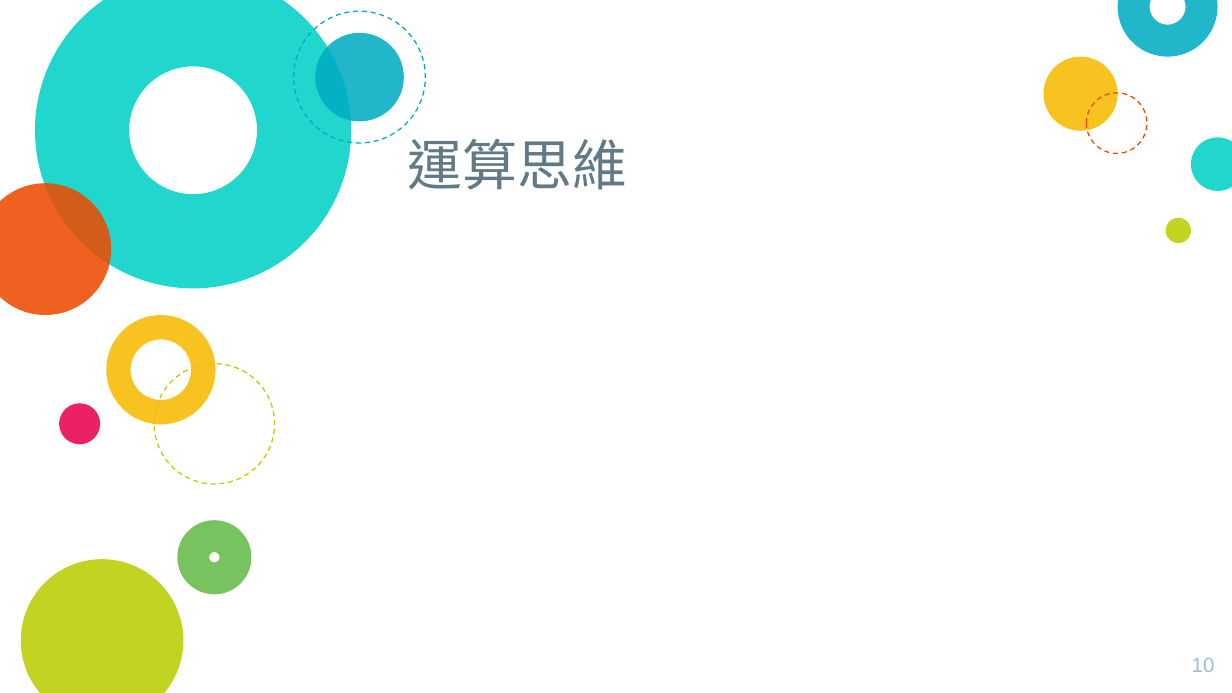
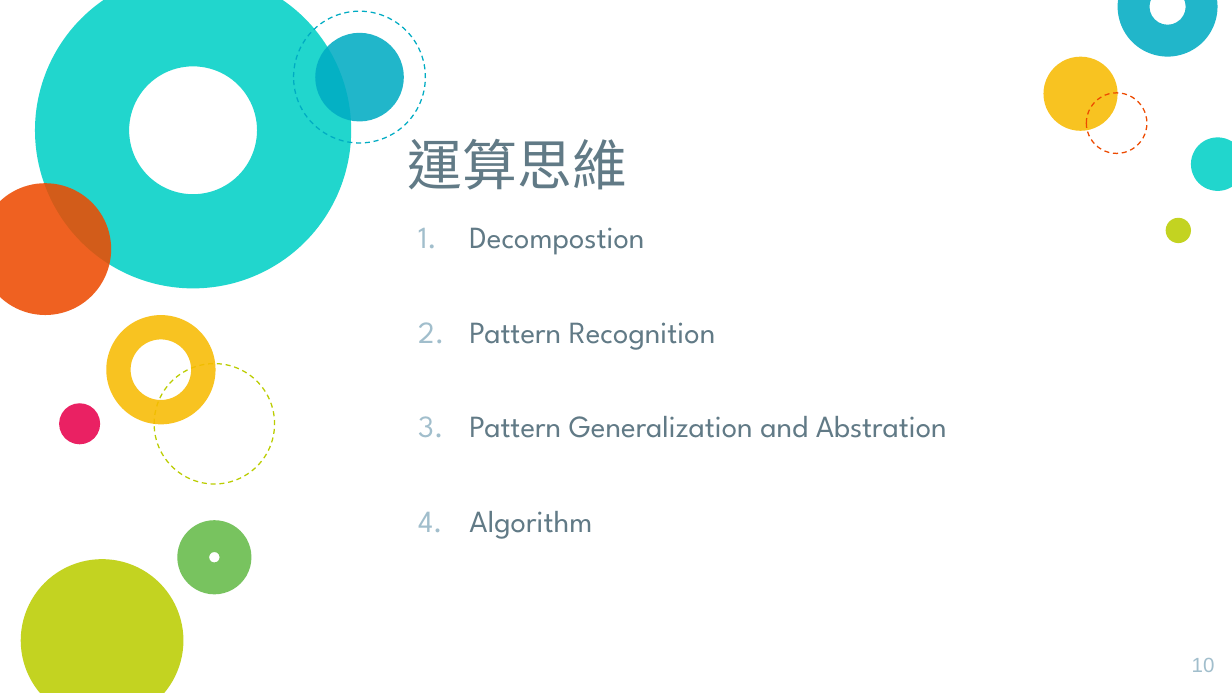
Before and after one commit to goder7015/python_edu, a slide deck: slide 10 of 簡報/day3b.pptx. Drawn at 1232x693 pixels with LibreOffice and Linux fonts; fonts in the diff are those of the drawing; background and template pictures are left out. Boxes give left, top, right and bottom in pixels: in the first picture for what was removed or moved away, otherwise in the second. Text is boxed around its words. In the diff, an @@ line names an element or a change of style, - is before the commit and + after.

Commit message:
0715_2

```diff
--- a/簡報/day3b.pptx
+++ b/簡報/day3b.pptx
@@ text added at (469,227,947,539), 18 pt, text #617A86 @@
+1. Decompostion
+2. Pattern Recognition
+3. Pattern Generalization and Abstration
+4. Algorithm
```
Also in this commit, not shown: 6 slides added.
